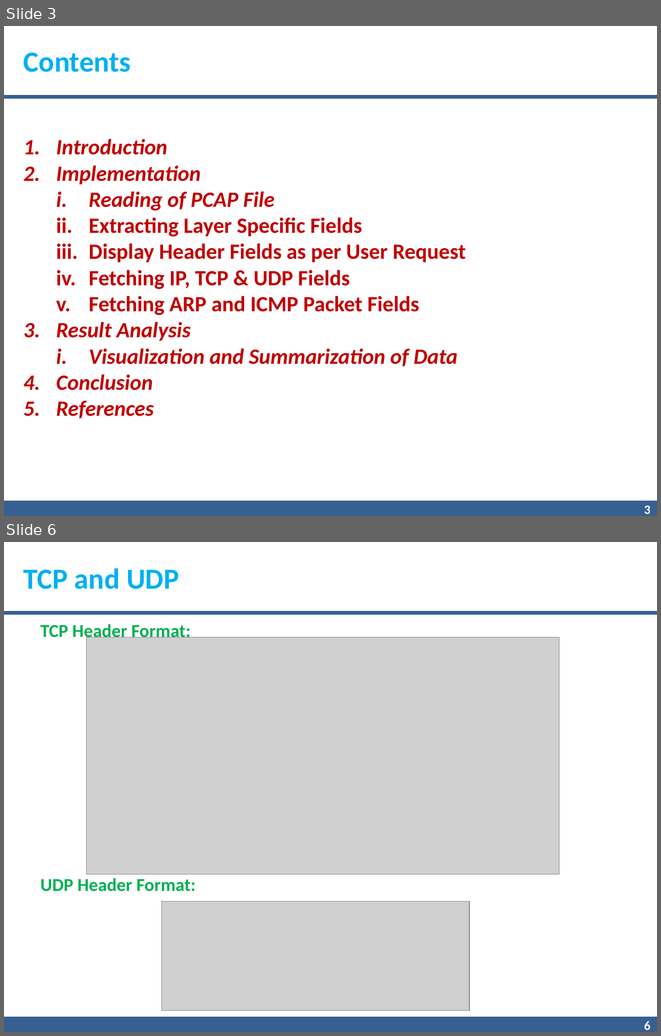
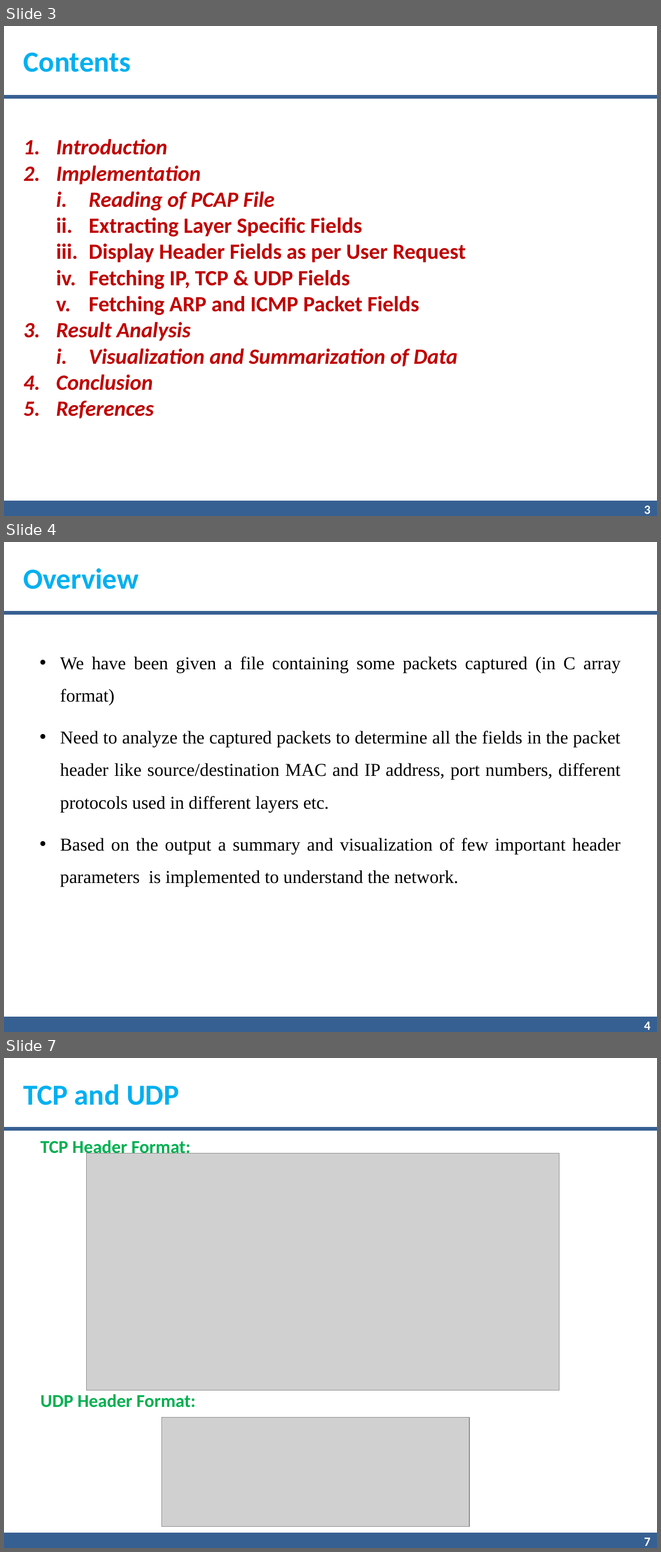
Before and after one commit to gnnain/Pcap_Reader, a slide deck: 7.pptx. Shown one above the other, each under a label of ours: slides 3 and 6 before the commit, slides 3, 4 and 7 after it; the slides between them are not shown. The pictures are 661x1036 and 661x1552 pixels, drawn with LibreOffice and Linux fonts; fonts in the diff are those of the drawing; grey boxes stand for pictures; background and template pictures are left out. Boxes give left, top, right and bottom in pixels: in the first picture for what was removed or moved away, otherwise in the second. Text is boxed around its words. In the diff, an @@ line names an element or a change of style, - is before the commit and + after.

```diff
--- a/7.pptx
+++ b/7.pptx
@@ slide 4 added at <box>4,542,657,1032</box>, background #FFFFFF; not listed: 3 template elements that a slide beside it also shows @@
@@ text added at <box>23,568,138,589</box>, 32 pt, text #00B0F0, bold @@
+Overview
@@ text added at <box>60,656,620,886</box>, 20 pt, text #000000 @@
+• We have been given a file containing some packets captured (in C array format)
+• Need to analyze the captured packets to determine all the fields in the packet header like source/destination MAC and IP address, port numbers, different protocols used in different layers etc.
+• Based on the output a summary and visualization of few important header parameters is implemented to understand the network.
@@ what was slide 6 is now slide 7 @@
@@ page number at <box>644,1537,651,1546</box>: text changed @@
-6
+7
```
Also in this commit, not shown: 15 slides changed, 5 other slides added, 4 slides removed.
